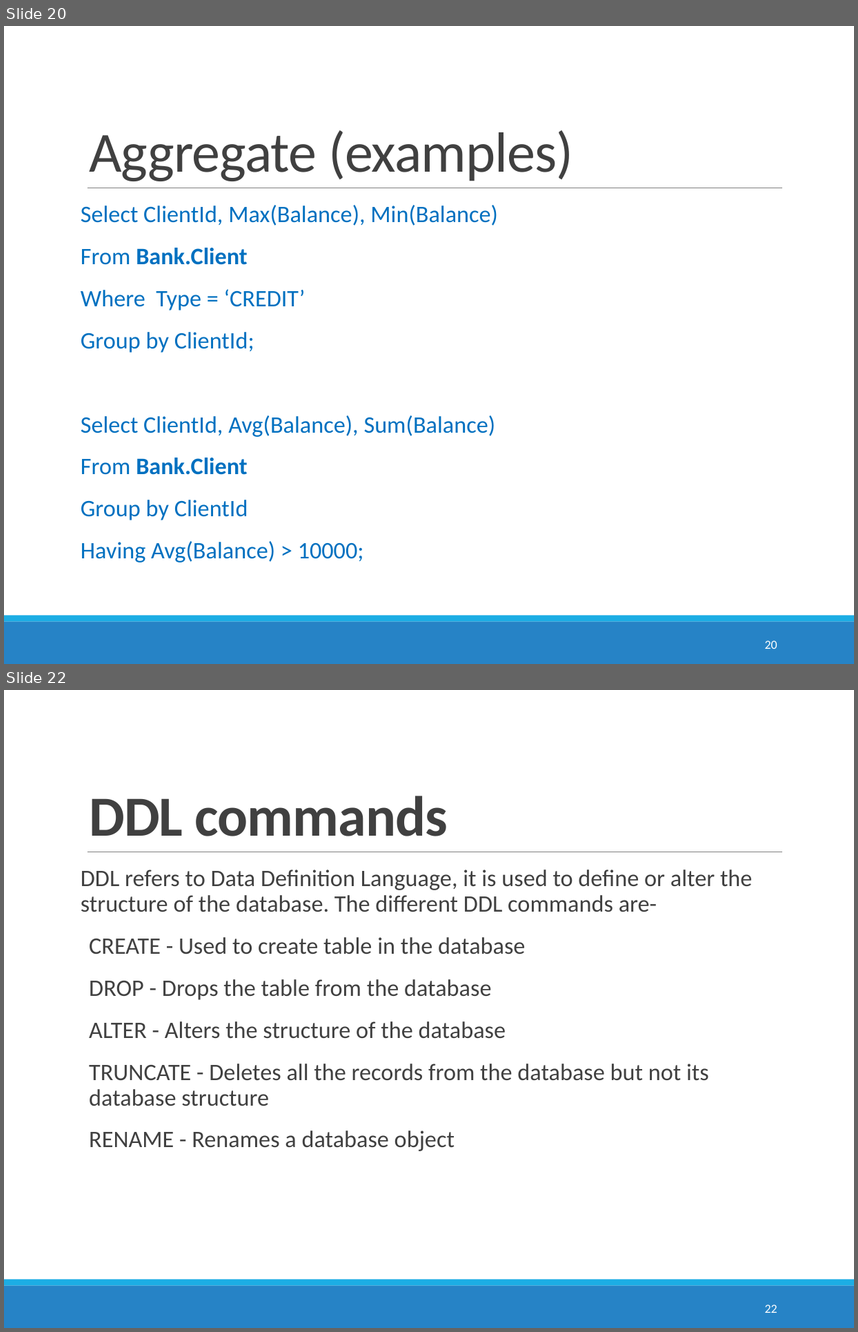
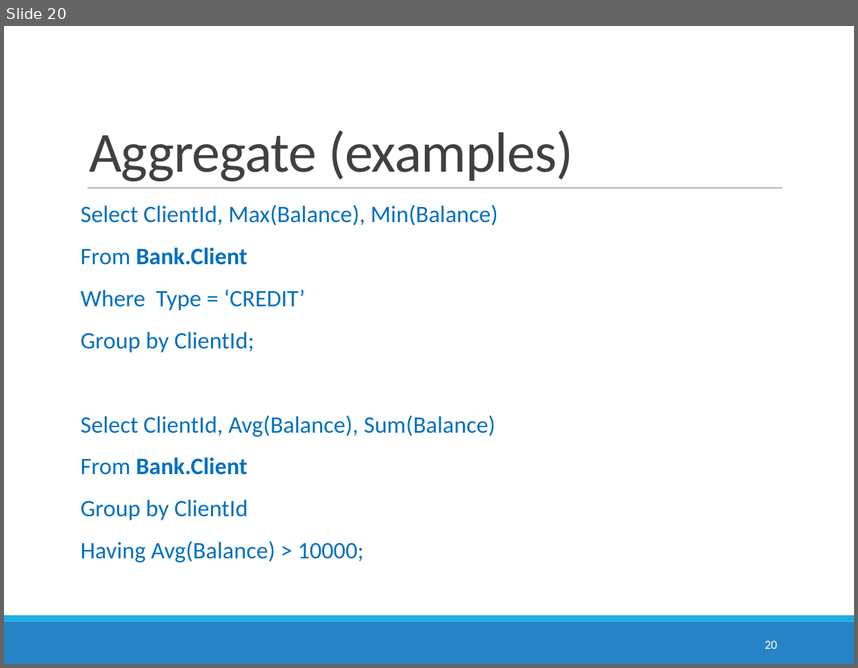
Before and after one commit to Andriisu/DatabaseLessons, a slide deck: Lesson1/Database_5.pptx. Shown one above the other, each under a label of ours: slides 20 and 22 before the commit, slide 20 after it; the slides between them are not shown. The pictures are 858x1332 and 858x668 pixels, drawn with LibreOffice and Linux fonts; fonts in the diff are those of the drawing. Boxes give left, top, right and bottom in pixels: in the first picture for what was removed or moved away, otherwise in the second. Text is boxed around its words. In the diff, an @@ line names an element or a change of style, - is before the commit and + after.

```diff
--- a/Lesson1/Database_5.pptx
+++ b/Lesson1/Database_5.pptx
@@ slide 22 removed at (4, 690, 854, 1328), background #FFFFFF; not listed: 3 template elements that a slide beside it also shows @@
@@ title removed at (89, 796, 448, 836) @@
-DDL commands
@@ text removed at (81, 869, 752, 1151) @@
-DDL refers to Data Definition Language, it is used to define or alter the structure of the database. The different DDL commands are-
-  CREATE - Used to create table in the database
-  DROP - Drops the table from the database
-  ALTER - Alters the structure of the database
-  TRUNCATE - Deletes all the records from the database but not its database structure
-  RENAME - Renames a database object
@@ page number removed at (765, 1304, 777, 1312) @@
-22
```
Also in this commit, not shown: 3 slides changed, 3 other slides removed, 2 other files.
